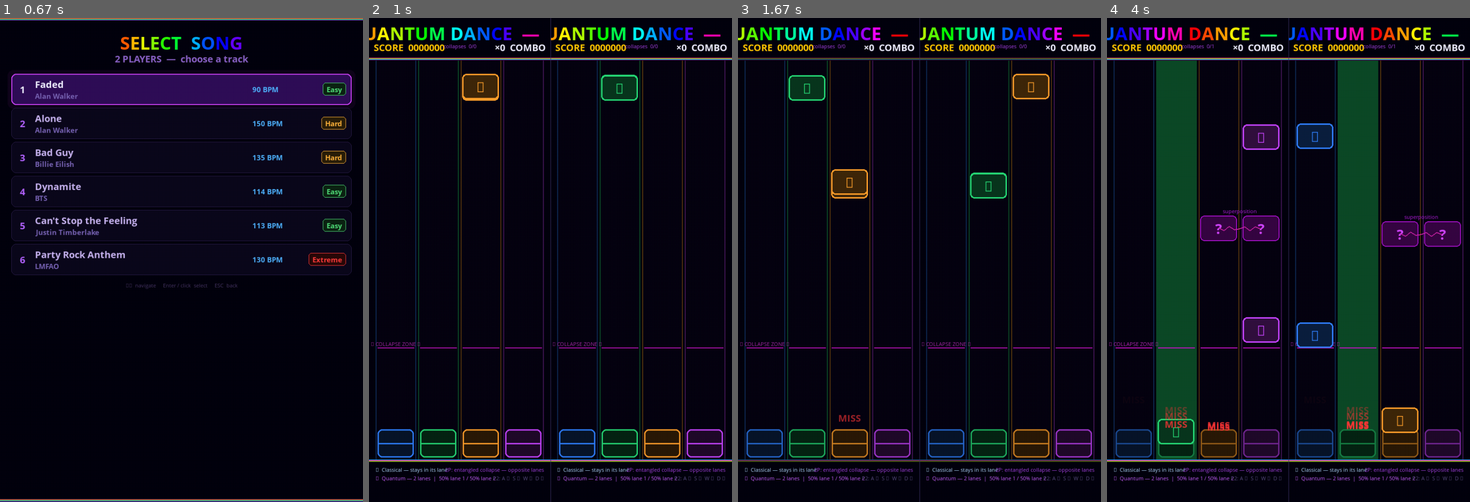
Above: before the commit, frames 1-4 (left to right).
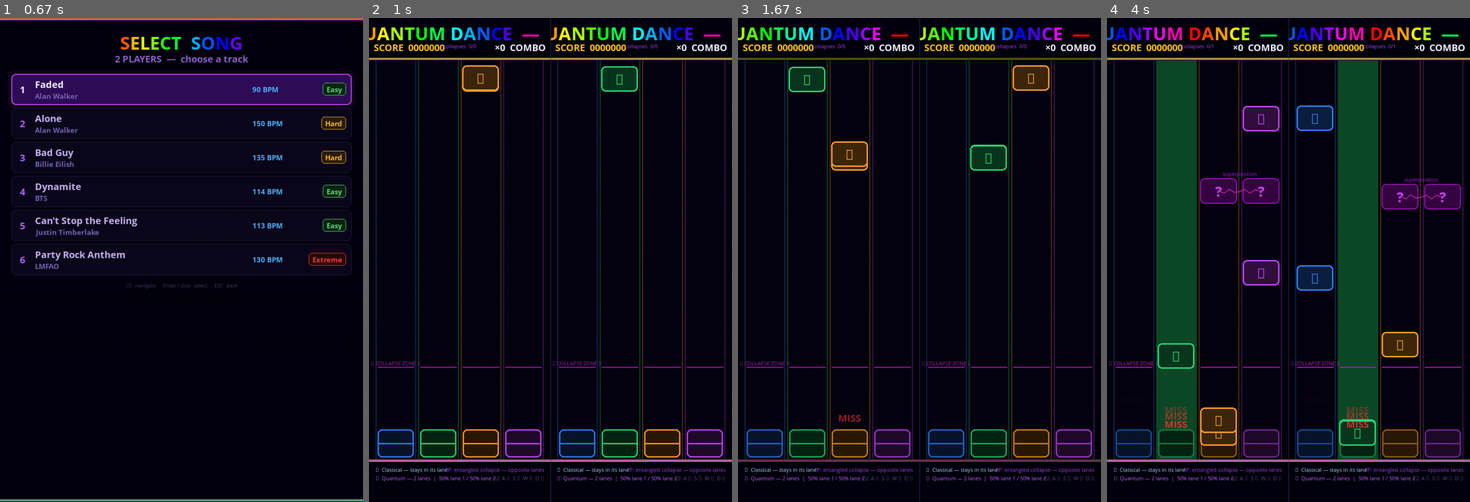
Above: after the commit, the same moments.

Repository: parzival1401/mobile_quantum-
Game: pygame game, started from dance_dance/quantum_optimized.py
The game is run twice, just before and just after one commit, with the same random seed, the same clock (stepped at 60 frames per second) and the same inputs.
Inputs (mouse positions are in pixels of both pictures, inside the frame that each line leads up to):
- Up to frame 1 (0.67 s): press the mouse at (181, 303) at 0.37 s; move the mouse to (123, 337) at 0.47 s; release the mouse at (68, 371) at 0.6 s
- Up to frame 2 (1 s): tap Enter at 0.67 s
- Up to frame 3 (1.67 s): hold Up 1-1.47 s; move the mouse to (970, 90) at 1.03 s
- Up to frame 4 (4 s): click (1194, 80) at 2.05 s; hold Left 2.33-2.87 s; hold A 2.33-2.87 s; move the mouse to (1295, 95) at 2.37 s; hold Down 2.9-3.2 s; hold S 2.9-3.2 s; tap  at 3.05, 3.38 s; hold Down 3.23-3.63 s; hold S 3.23-3.63 s; hold Down from 3.67 s (still down); hold S from 3.67 s (still down)

Frame 1 is identical in both runs. In frame 2, 1.7% of the frame differs, in the area x 0-98%, y 9-73%; in frame 3, 3.9%; in frame 4, 11%, in the area x 0-98%, y 18-89%.

Commit message:
Slow note fall speed: BEATS_TO_FALL 4 -> 5
Co-Authored-By: Claude Sonnet 4.6 <noreply@anthropic.com>

Diff:
--- a/dance_dance/quantum_optimized.py
+++ b/dance_dance/quantum_optimized.py
@@ -30,7 +30,7 @@
 # FIXED TIMING CONSTANTS  (overridden at runtime by song selection)
 # ─────────────────────────────────────────────────────────────────────────────
 BEATS_PER_NOTE = 1    # spawn one note every N beats
-BEATS_TO_FALL  = 4    # base beats from spawn to hit zone (scaled by difficulty)
+BEATS_TO_FALL  = 5    # base beats from spawn to hit zone (scaled by difficulty)
 
 # Active song settings — set by song select, do not edit directly
 SONG_FILE     = None
